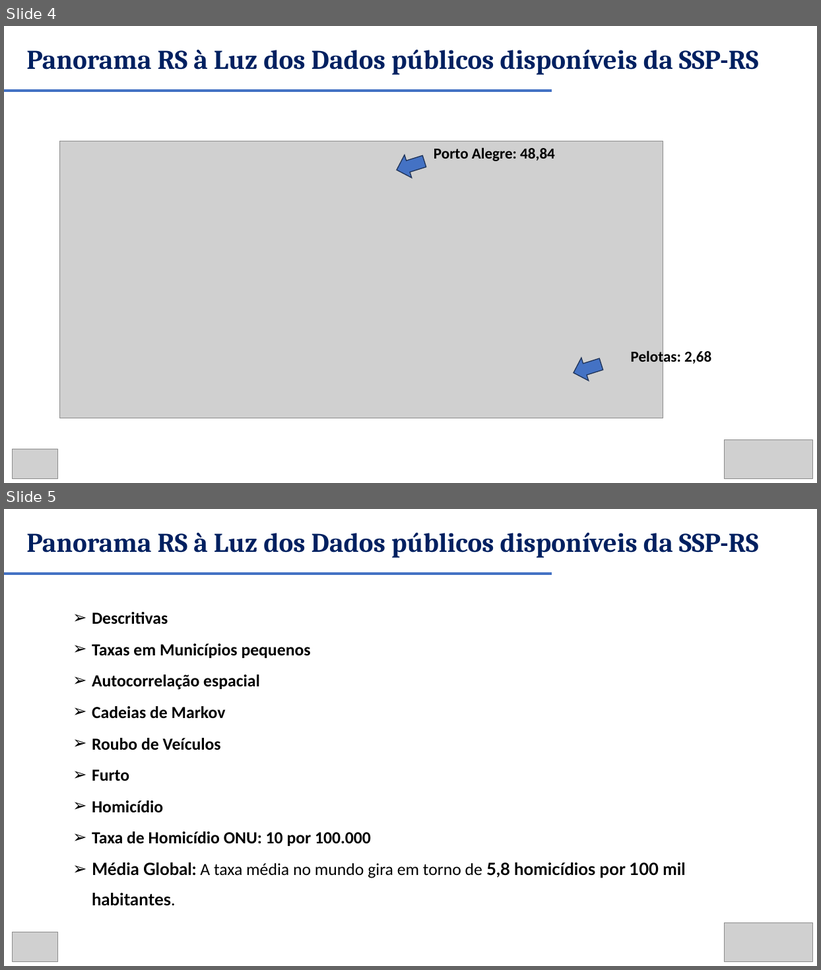
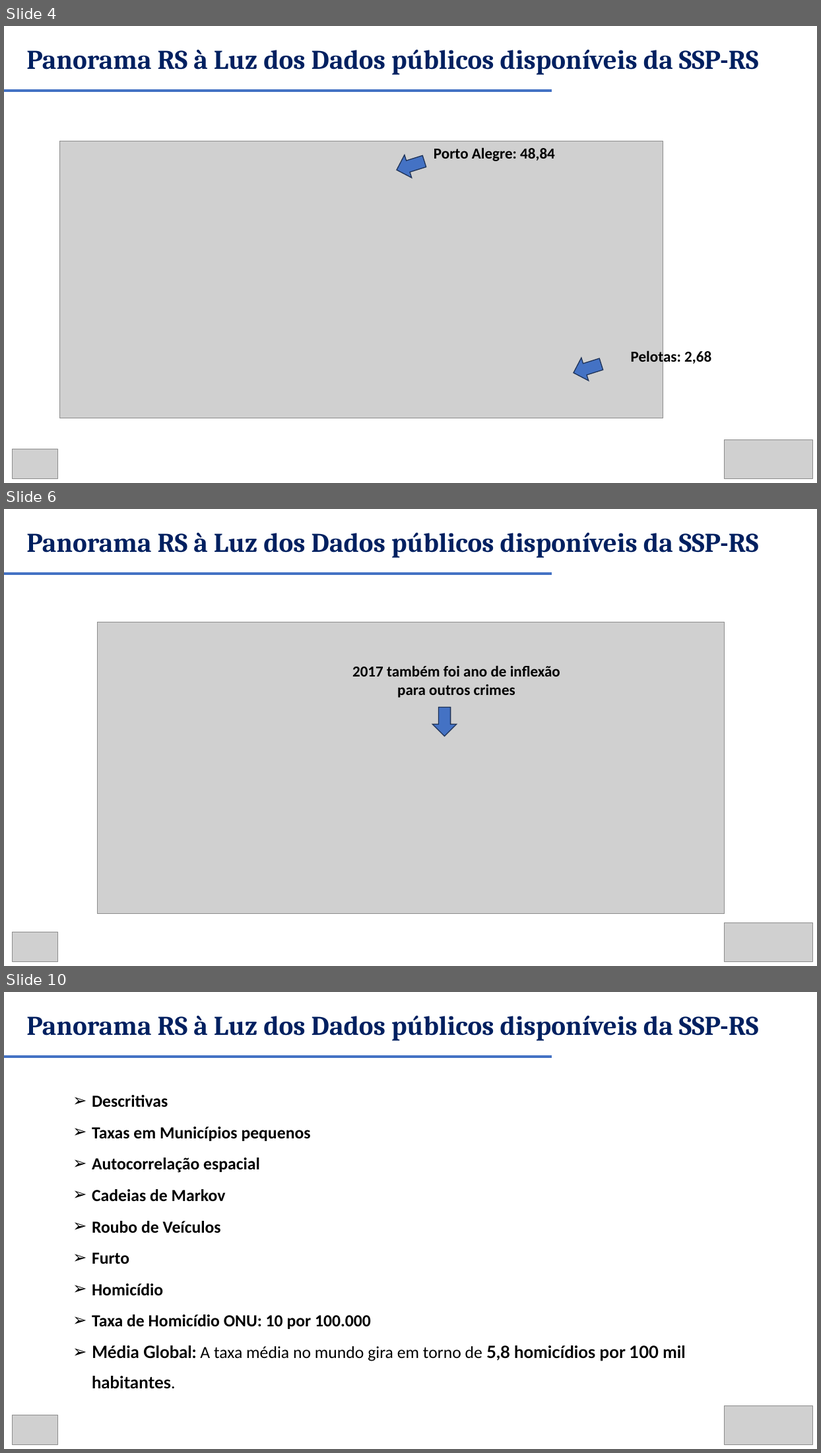
Before and after one commit to renanxcortes/semanistica_2026, a slide deck: DIA 2 - APRESENTACAO - VERSAO AMPLIADA FINAL.pptx. Shown one above the other, each under a label of ours: slides 4 and 5 before the commit, slides 4, 6 and 10 after it; the slides between them are not shown. The pictures are 821x970 and 821x1453 pixels, drawn with LibreOffice and Linux fonts; fonts in the diff are those of the drawing; grey boxes stand for pictures. Boxes give left, top, right and bottom in pixels: in the first picture for what was removed or moved away, otherwise in the second. Text is boxed around its words. In the diff, an @@ line names an element or a change of style, - is before the commit and + after.

```diff
--- a/DIA 2 - APRESENTACAO - VERSAO AMPLIADA FINAL.pptx
+++ b/DIA 2 - APRESENTACAO - VERSAO AMPLIADA FINAL.pptx
@@ slide 6 added at (x1=4, y1=509, x2=817, y2=966), background #FFFFFF @@
@@ text added at (x1=26, y1=532, x2=759, y2=558), 32 pt, text #002060, bold @@
+Panorama RS à Luz dos Dados públicos disponíveis da SSP-RS
@@ line added from (4, 574) to (552, 574), #4472C4 3 pt @@
@@ picture added at (x1=97, y1=622, x2=725, y2=914) @@
@@ text added at (x1=352, y1=665, x2=560, y2=698), 18 pt, text #000000, bold @@
+2017 também foi ano de inflexão para outros crimes
@@ right arrow added at (x1=433, y1=707, x2=457, y2=736), fill #4472C4, outline #1E3256 1 pt @@
@@ picture added at (x1=725, y1=923, x2=813, y2=962) @@
@@ picture added at (x1=12, y1=932, x2=57, y2=962) @@
@@ what was slide 5 is now slide 10 @@
```
Also in this commit, not shown: 4 other slides added.
